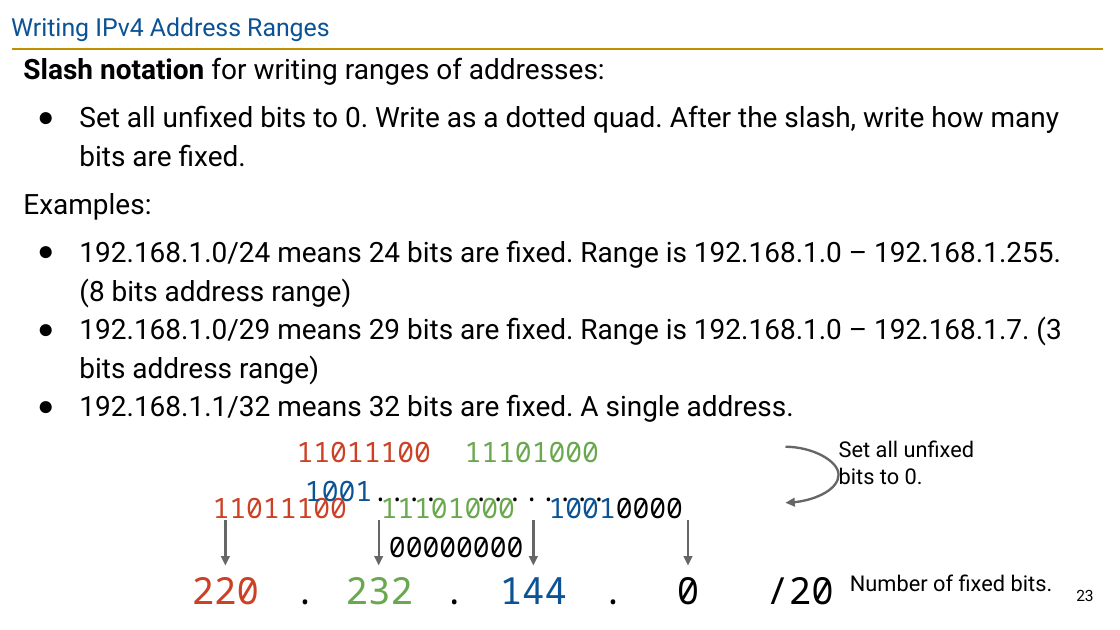
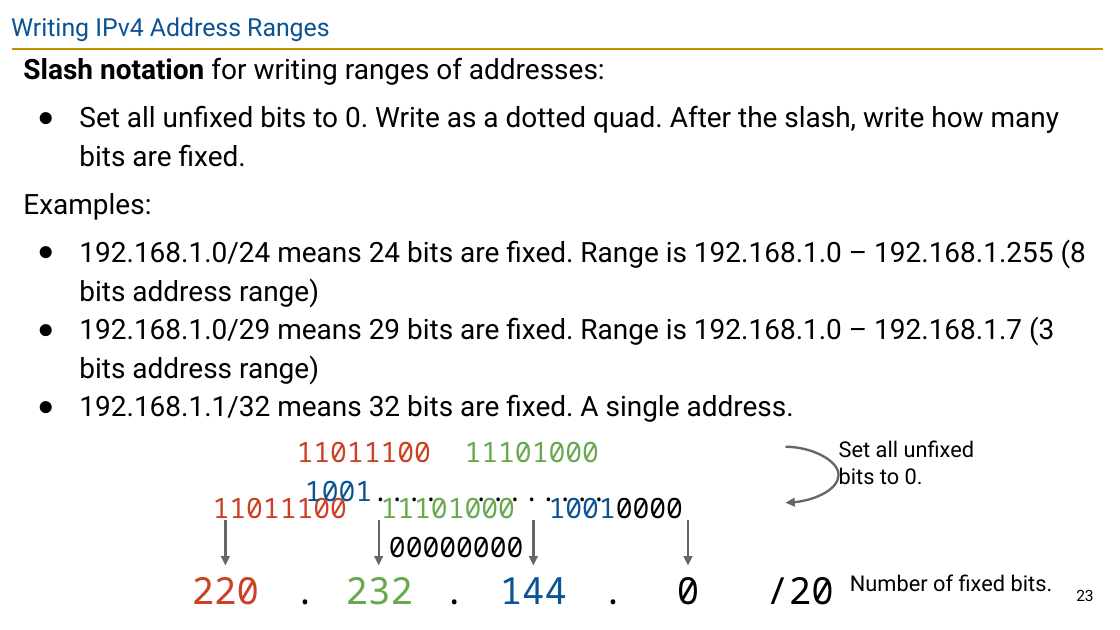
Before and after one commit to guhofstra/CSC175Sp26, a slide deck: slide 23 of PPTs/Lecture 6 - IP Addressing.pptx. Drawn at 1120x630 pixels with LibreOffice and Linux fonts; fonts in the diff are those of the drawing. Boxes give left, top, right and bottom in pixels: in the first picture for what was removed or moved away, otherwise in the second. Text is boxed around its words. In the diff, an @@ line names an element or a change of style, - is before the commit and + after.

```diff
--- a/PPTs/Lecture 6 - IP Addressing.pptx
+++ b/PPTs/Lecture 6 - IP Addressing.pptx
@@ text at bbox=[79, 240, 1086, 385]: text changed @@
-● 192.168.1.0/24 means 24 bits are fixed. Range is 192.168.1.0 – 192.168.1.255. (8 bits address range)
-● 192.168.1.0/29 means 29 bits are fixed. Range is 192.168.1.0 – 192.168.1.7. (3 bits address range)
+● 192.168.1.0/24 means 24 bits are fixed. Range is 192.168.1.0 – 192.168.1.255 (8 bits address range)
+● 192.168.1.0/29 means 29 bits are fixed. Range is 192.168.1.0 – 192.168.1.7 (3 bits address range)
```
Also in this commit, not shown: 2 other slides changed, 2 other files.
